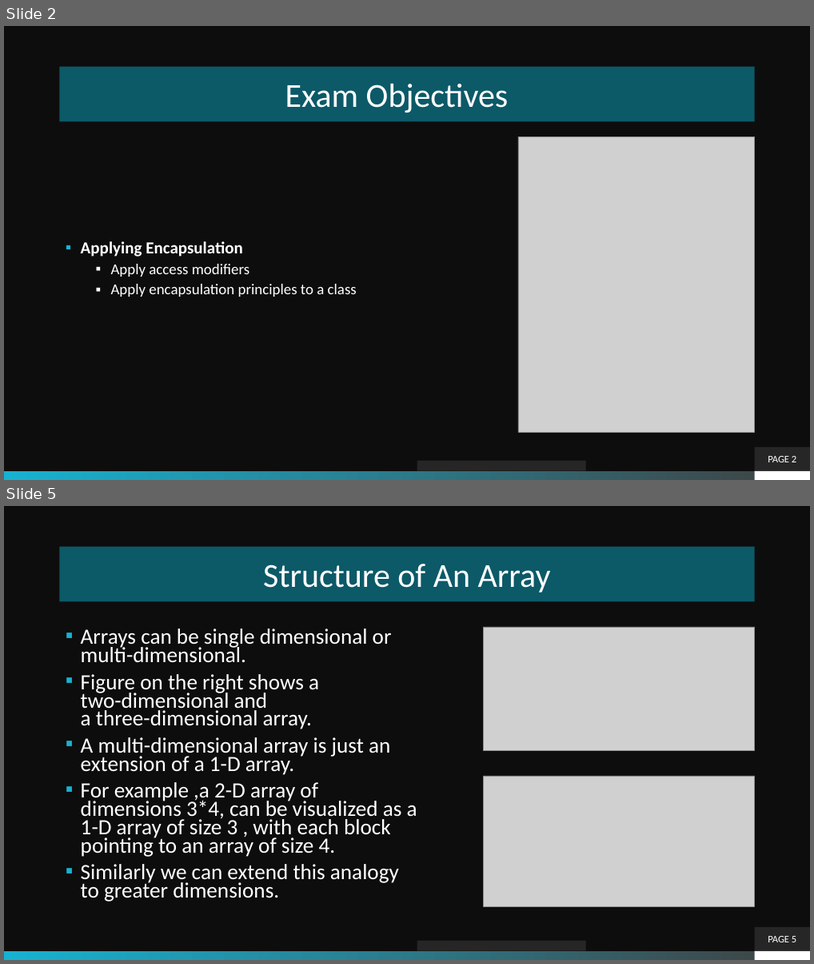
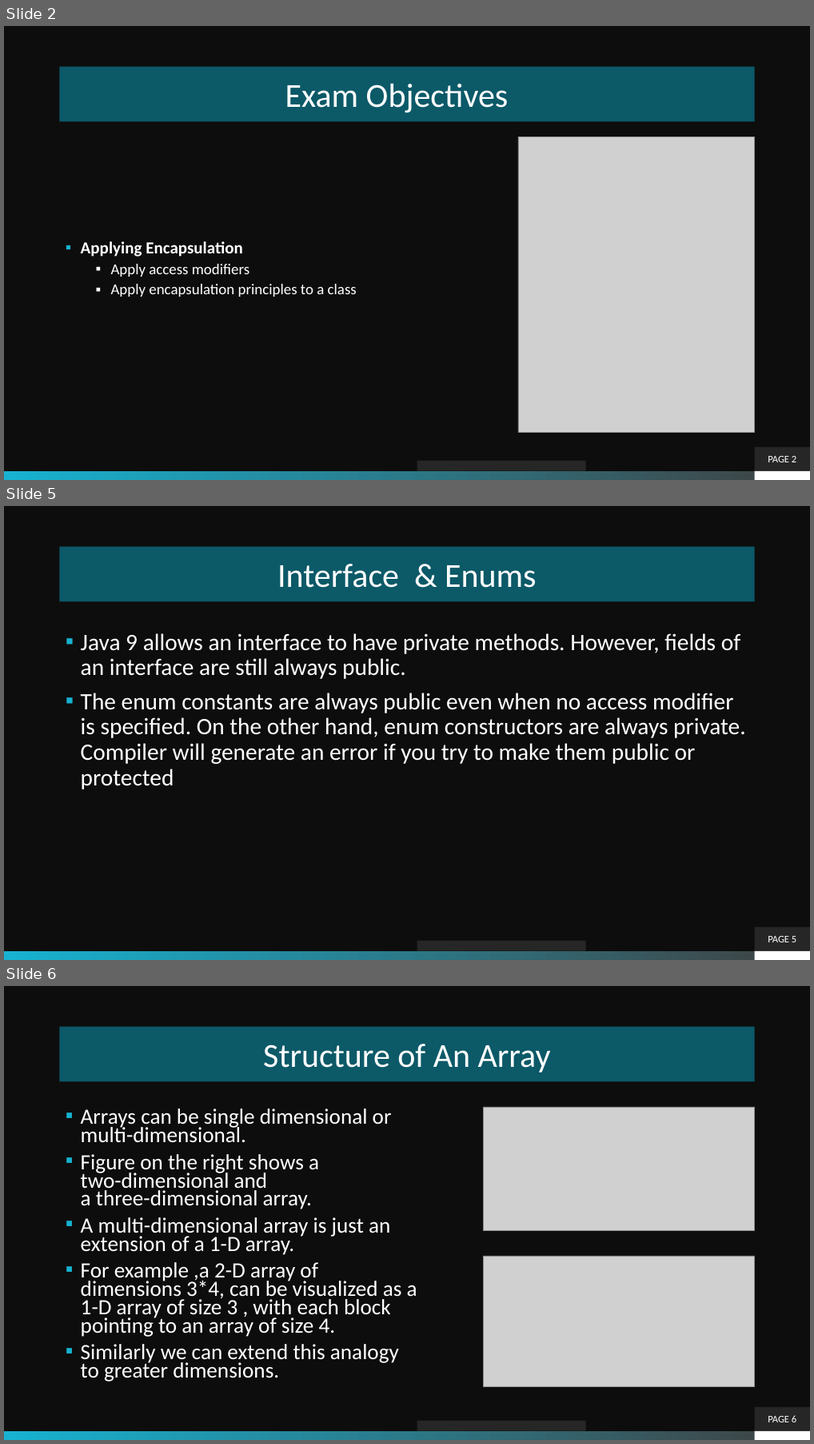
Before and after one commit to theLeonidas/Courses, a slide deck: courseMaterial/Apply Encapsulation/Encapsulation.pptx. Shown one above the other, each under a label of ours: slides 2 and 5 before the commit, slides 2, 5 and 6 after it; the slides between them are not shown. The pictures are 814x964 and 814x1444 pixels, drawn with LibreOffice and Linux fonts; fonts in the diff are those of the drawing; grey boxes stand for pictures; background and template pictures are left out. Boxes give left, top, right and bottom in pixels: in the first picture for what was removed or moved away, otherwise in the second. Text is boxed around its words. In the diff, an @@ line names an element or a change of style, - is before the commit and + after.

```diff
--- a/courseMaterial/Apply Encapsulation/Encapsulation.pptx
+++ b/courseMaterial/Apply Encapsulation/Encapsulation.pptx
@@ slide 5 added at bbox=[4, 506, 810, 960], background picture (left out); not listed: 2 template elements that a slide beside it also shows @@
@@ title added at bbox=[60, 547, 755, 601], fill #0C5968, 40 pt, text #FFFFFF @@
+Interface & Enums
@@ text added at bbox=[81, 633, 746, 789], 28 pt, text #FFFFFF @@
+▪ Java 9 allows an interface to have private methods. However, fields of an interface are still always public.
+▪ The enum constants are always public even when no access modifier is specified. On the other hand, enum constructors are always private. Compiler will generate an error if you try to make them public or protected
@@ page number added at bbox=[755, 927, 810, 951], fill #262626, 12 pt, text #FFFFFF @@
+PAGE 5
@@ rectangle added at bbox=[417, 940, 586, 951], fill #262626 @@
@@ what was slide 5 is now slide 6 @@
```
Also in this commit, not shown: 2 other slides added, 2 slides removed, 59 other files.
